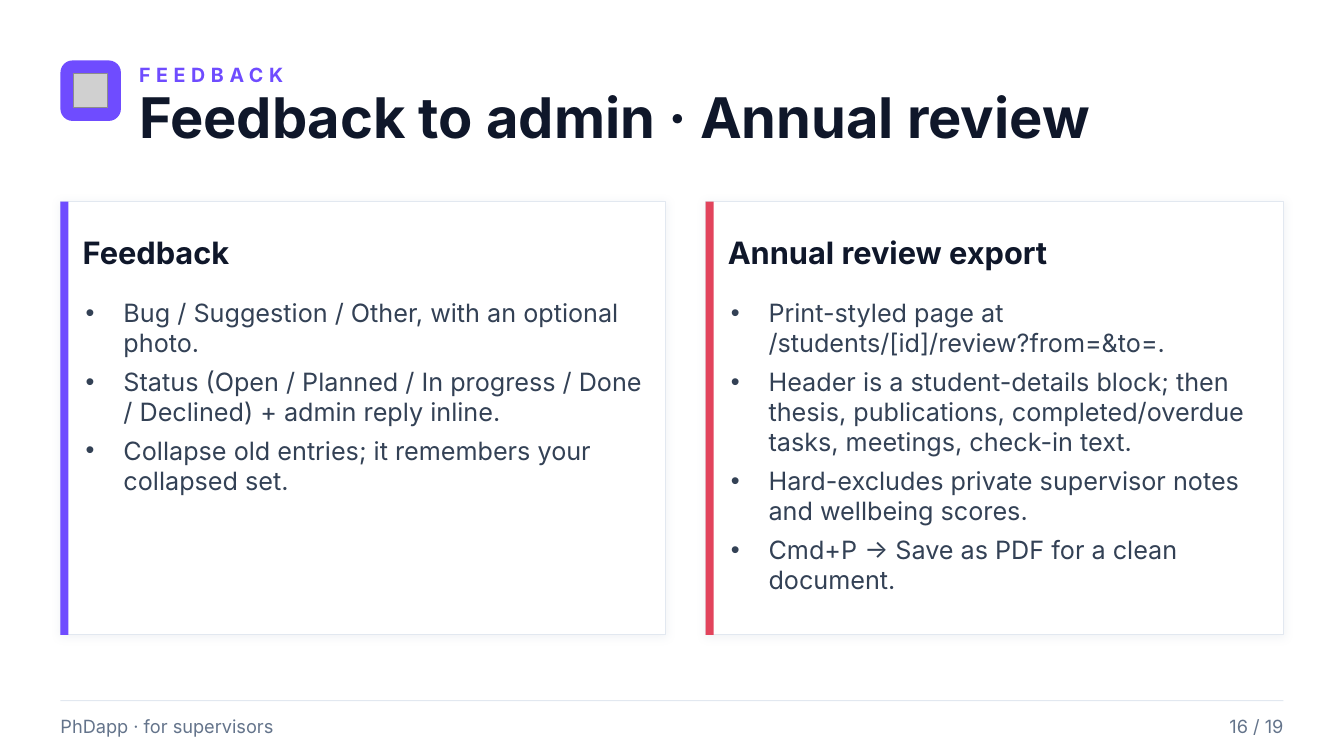
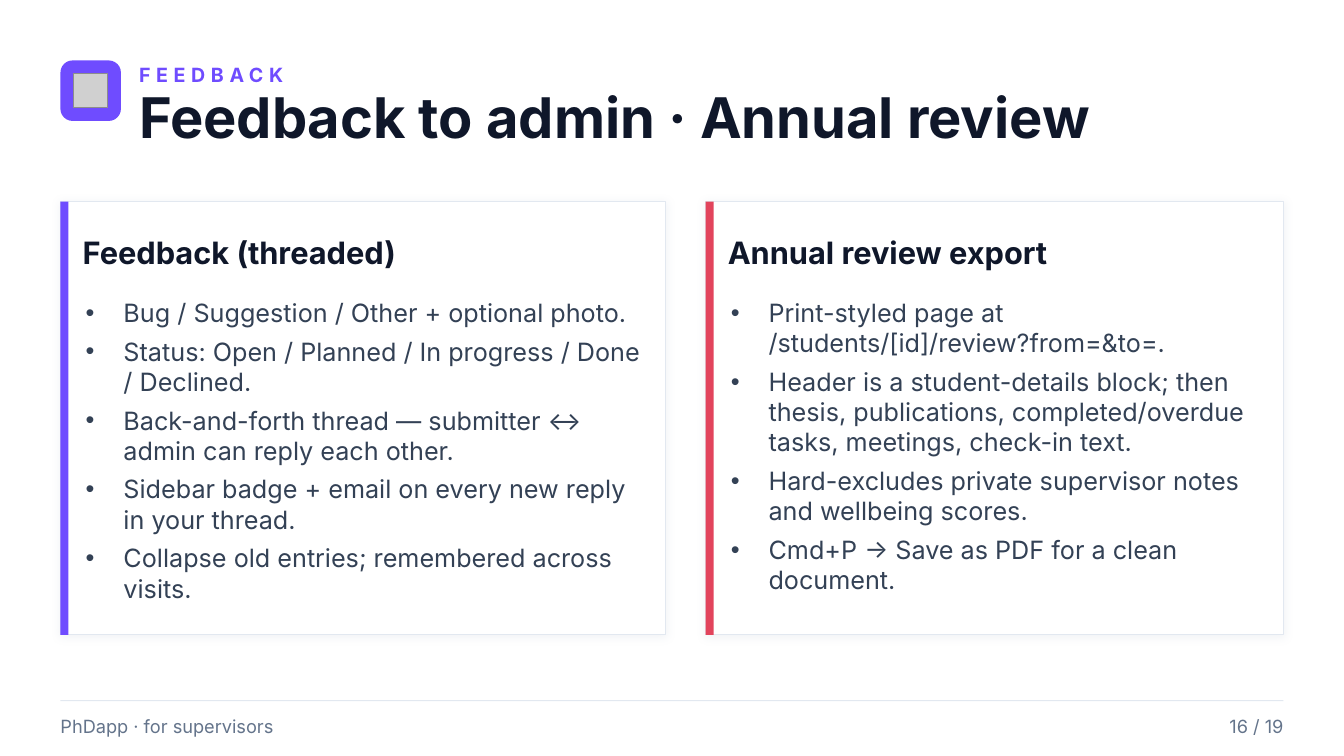
Before and after one commit to rafacastrocsic/phdapp, a slide deck: slide 16 of docs/PhDapp_Supervisor_Overview.pptx. Drawn at 1344x756 pixels with LibreOffice and Linux fonts; fonts in the diff are those of the drawing; grey boxes stand for pictures. Boxes give left, top, right and bottom in pixels: in the first picture for what was removed or moved away, otherwise in the second. Text is boxed around its words. In the diff, an @@ line names an element or a change of style, - is before the commit and + after.

```diff
--- a/docs/PhDapp_Supervisor_Overview.pptx
+++ b/docs/PhDapp_Supervisor_Overview.pptx
@@ text at (x1=83, y1=240, x2=396, y2=269): text changed @@
-Feedback
+Feedback (threaded)
@@ text at (x1=123, y1=303, x2=640, y2=599): text changed @@
-• Bug / Suggestion / Other, with an optional photo.
-• Status (Open / Planned / In progress / Done / Declined) + admin reply inline.
-• Collapse old entries; it remembers your collapsed set.
+• Bug / Suggestion / Other + optional photo.
+• Status: Open / Planned / In progress / Done / Declined.
+• Back-and-forth thread — submitter ↔ admin can reply each other.
+• Sidebar badge + email on every new reply in your thread.
+• Collapse old entries; remembered across visits.
```
Also in this commit, not shown: 1 other slide changed, 1 other file.
